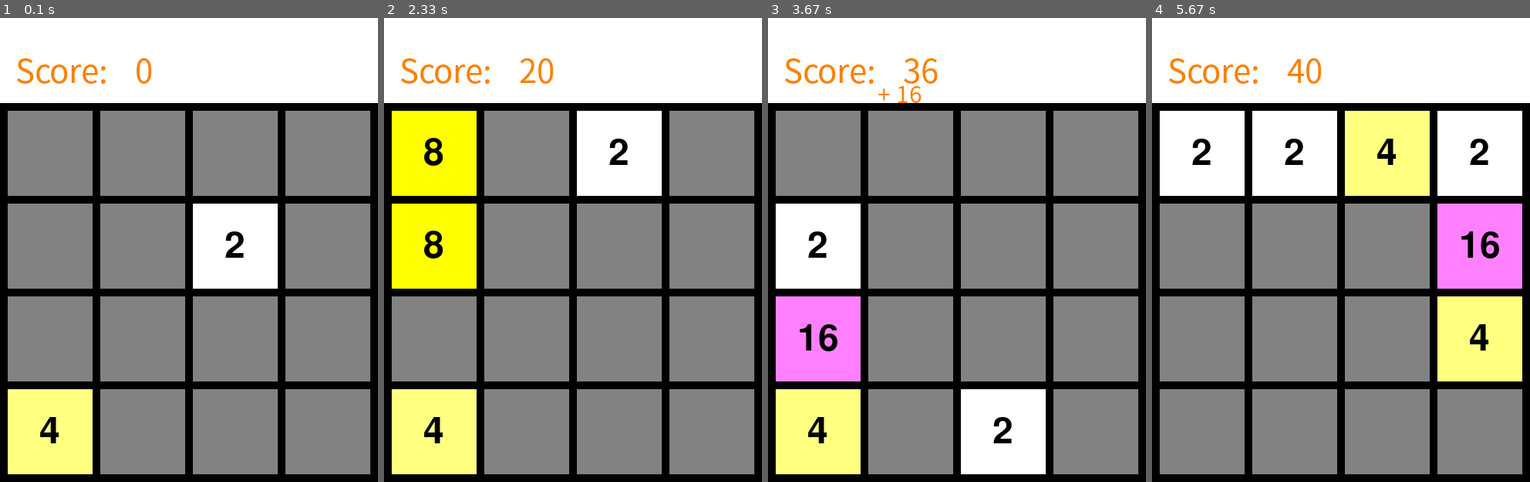
Above: before the commit, frames 1-4 (left to right).
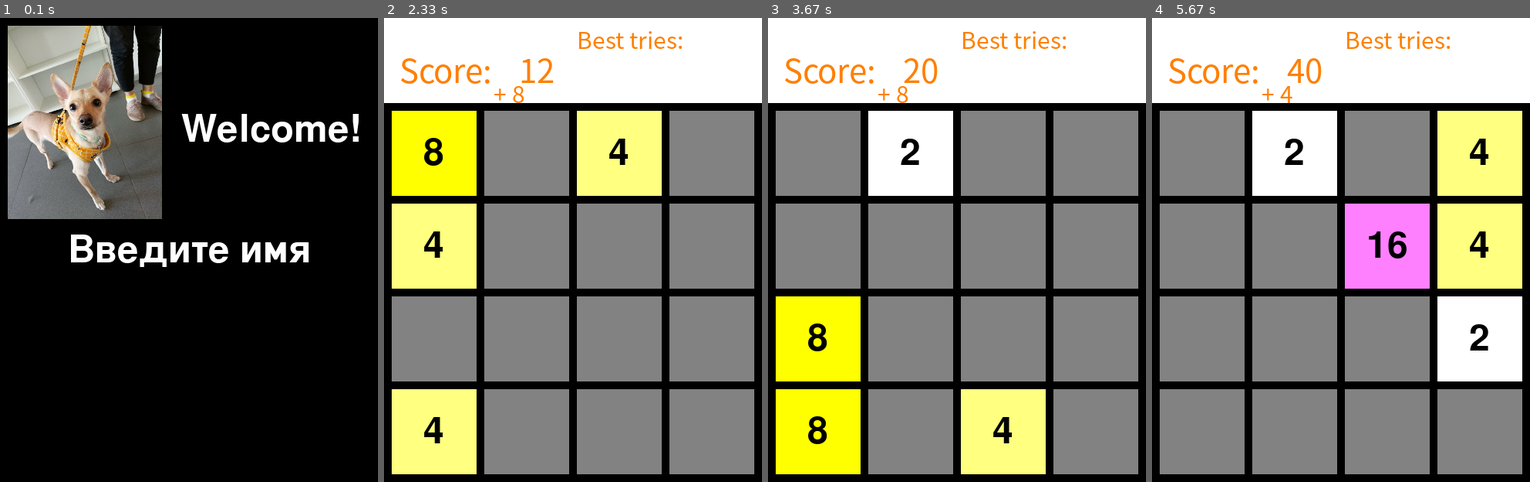
Above: after the commit, the same moments.

Repository: KonstantinGanzew/practic-on-pygame
Game: pygame game, started from 2048_project/main.py
Two runs of this game, one before a commit and one after it. Both use one fixed random seed, a clock stepped at 60 frames per second and the inputs below.
Inputs:
- Up to frame 1 (0.1 s): no input
- Up to frame 2 (2.33 s): tap Enter at 0.33 s; hold Right 0.67-1.13 s; hold Up 1.22-1.52 s; hold Right 1.55-2.1 s; hold Left from 2.13 s (still down)
- Up to frame 3 (3.67 s): release Left at 2.8 s; hold Down 2.83-3.65 s
- Up to frame 4 (5.67 s): hold Left 3.68-4.6 s; hold Up 4.63-5.62 s; hold Right from 5.65 s (still down)

The runs differ from the first frame. In frame 1, 83% of the frame differs, in the area x 0-100%, y 0-99%; in frame 2, 8.8%; in frame 3, 21%; in frame 4, 25%.

Commit message:
добавил начальное и конечное окно

Diff:
--- a/2048_project/database.py
+++ b/2048_project/database.py
@@ -14,7 +14,7 @@
     cur.execute("""
     SELECT name gamer, max(score) score from RECORDS
     GROUP by name
-    ORDER bt score DESC
-    limit 3
+    ORDER by score DESC
+    limit 0
     """)
     return cur.fetchall()
--- a/2048_project/main.py
+++ b/2048_project/main.py
@@ -1,11 +1,20 @@
-from cgitb import text
 import sys
 import pygame
 from logics import *
 from database import *
 
+GAMERS_DB = get_best()
+
 def draw_top_gamers():
-    pass
+    font_top = pygame.font.SysFont('simsun', 30)
+    font_gamer = pygame.font.SysFont('simsun', 24)
+    text_head = font_top.render('Best tries: ', True, COLOR_TEXT)
+    screen.blit(text_head, (250, 5))
+    for index, gamer in enumerate(GAMERS_DB):
+        name, score = gamer
+        s = f'{index + 1}. {name} - {score}'
+        text_gamer = font_gamer.render(s, True, COLOR_TEXT)
+        screen.blit(text_gamer, (250, 30 + 30 * index))
 
 def draw_interface(score, delta = 0):
     pygame.draw.rect(screen, WHITE, TITLE_REC)
@@ -52,6 +61,7 @@
     2048: (128, 128, 255)
 }
 
+USERNAME = None
 WHITE = (255, 255, 255)
 GRAY = (130, 130, 130)
 BLACK = (0, 0, 0)
@@ -69,8 +79,78 @@
 pygame.init()
 screen = pygame.display.set_mode((WIDTH, HEIGTH))
 pygame.display.set_caption('2048')
+
+def draw_intro():
+    img2028 = pygame.image.load('2048_project\\dog.jpg')
+    font = pygame.font.SysFont('stxingkai', 72)
+    text_welcome = font.render('Welcome!', True, WHITE)
+    name = 'Введите имя'
+    is_find_name = False
+    while not is_find_name:
+
+        for event in pygame.event.get():
+            if event.type == pygame.QUIT:
+                pygame.quit()
+                sys.exit(0)
+            elif event.type == pygame.KEYDOWN:
+                if event.unicode.isalpha():
+                    if name == 'Введите имя':
+                        name = event.unicode
+                    else:
+                        name += event.unicode
+                elif event.key == pygame.K_BACKSPACE:
+                    if name == 'Введите имя':
+                        name = ''
+                    else:
+                        name = name[:-1]
+                elif event.key == pygame.K_RETURN:
+                    global USERNAME
+                    if len(name) > 2 and name != 'Введите имя':
+                        USERNAME = name
+                        is_find_name = True
+                        break
+                    else:
+                        USERNAME = 'Чмо'
+                        is_find_name = True
+                        break
+
+        screen.fill(BLACK)
+        text_name = font.render(name, True, WHITE)
+        rect_name = text_name.get_rect()
+        rect_name.center = screen.get_rect().center
+        screen.blit(pygame.transform.scale(img2028, (200, 250)), (10, 10))
+        screen.blit(text_welcome, (235, 120))
+        screen.blit(text_name, rect_name)
+        pygame.display.update()
+
+def draw_game_over():
+    img2028 = pygame.image.load('2048_project\\dog.jpg')
+    font = pygame.font.SysFont('stxingkai', 65)
+    text_game_over = font.render('Game over!', True, WHITE)
+    text_score = font.render(f'Вы набрали {score}', True, WHITE)
+    best_score = GAMERS_DB[0][1]
+    if score > best_score:
+        text = 'Рекорд побит'
+    else:
+        text = f'Рекорд {best_score}'
+    text_record = font.render(text, True, WHITE)
+    while True:
+        for event in pygame.event.get():
+            if event.type == pygame.QUIT:
+                pygame.quit()
+                sys.exit(0)
+        screen.fill(BLACK)
+        screen.blit(text_game_over, (220, 120))
+        screen.blit(text_score, (30, 250))
+        screen.blit(text_record, (30, 300))
+        screen.blit(pygame.transform.scale(img2028, (200, 250)), (10, 10))
+        pygame.display.update()
+
+draw_intro()
+screen.fill(BLACK)
 draw_interface(score)
 pygame.display.update()
+
 while is_zero_in_mas(mas) or can_move(mas):
     for event in pygame.event.get():
         if event.type == pygame.QUIT:
@@ -86,12 +166,15 @@
                 mas, delta = move_up(mas)
             elif event.key == pygame.K_DOWN:
                 mas, delta = move_down(mas)
-            empty = get_empty_list(mas)
-            random.shuffle(empty)
-            random_num = empty.pop()
-            x, y = get_index_from_number(random_num)
-            mas = insert_2_of_4(mas, x, y)
-            print(f'Мы заполнили элемент под номером {random_num}')
+            if is_zero_in_mas(mas):
+                empty = get_empty_list(mas)
+                random.shuffle(empty)
+                random_num = empty.pop()
+                x, y = get_index_from_number(random_num)
+                mas = insert_2_of_4(mas, x, y)
+                print(f'Мы заполнили элемент под номером {random_num}')
             score += delta
             draw_interface(score, delta)
             pygame.display.update()
+
+draw_game_over()
Binary file added: 2048_project/2048.sqlite
Binary file added: 2048_project/dog.jpg
